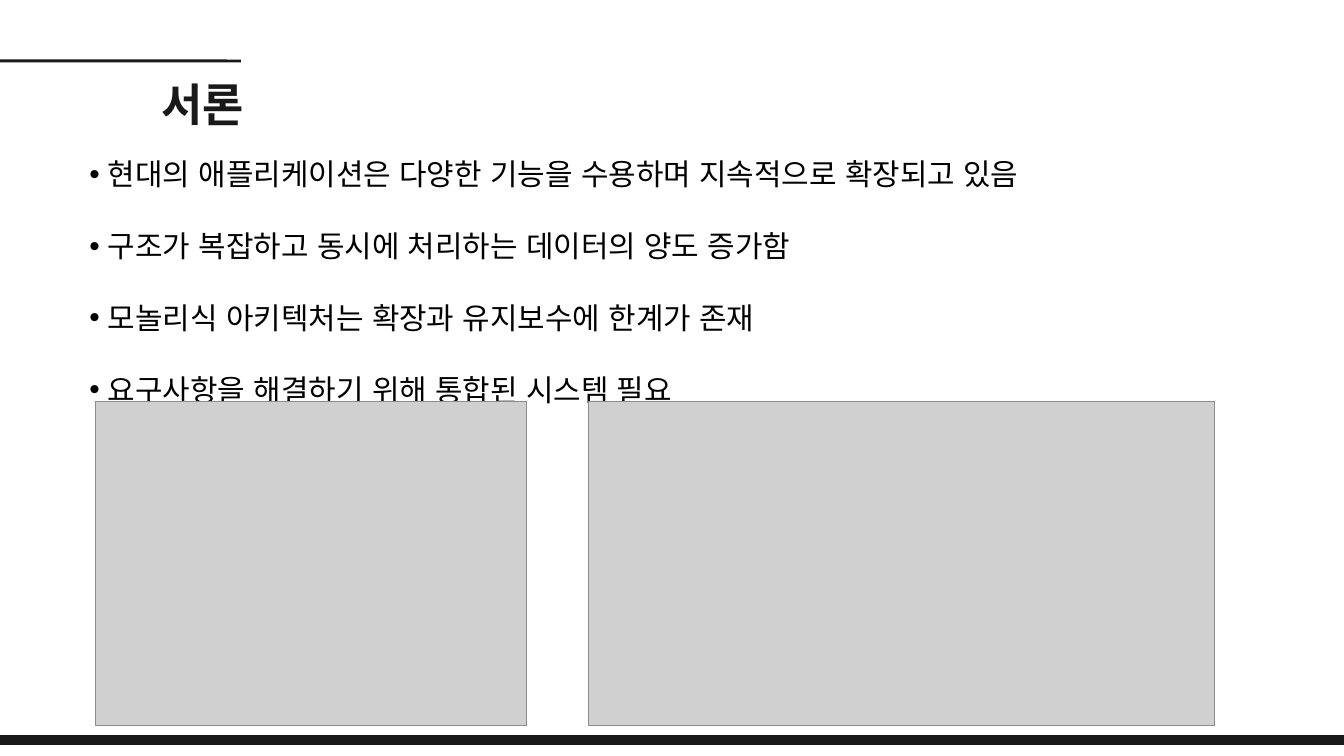
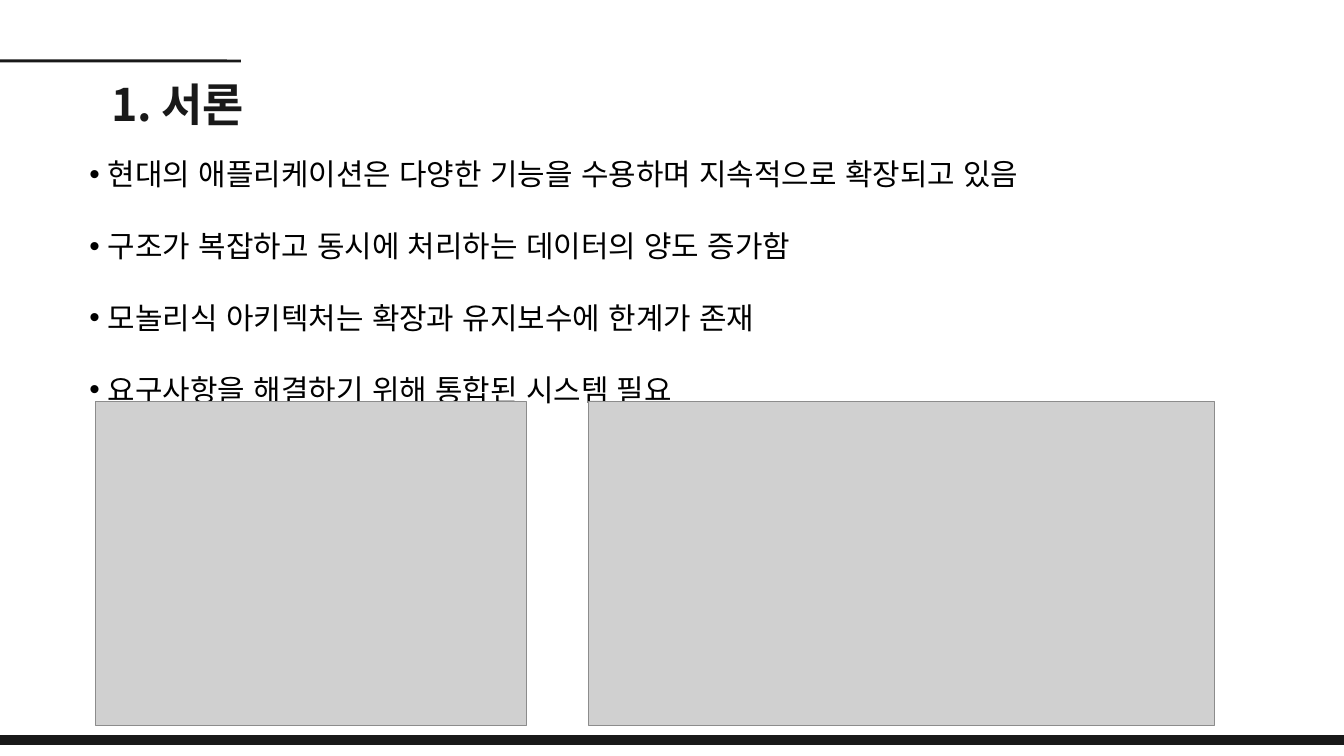
Before and after one commit to dbehdrbs0806/4rd_1sem, a slide deck: slide 3 of GraduationGuidance/20204077_유동균_논문발표ppt.pptx. Drawn at 1344x756 pixels with LibreOffice and Linux fonts; fonts in the diff are those of the drawing; grey boxes stand for pictures. Boxes give left, top, right and bottom in pixels: in the first picture for what was removed or moved away, otherwise in the second. Text is boxed around its words. In the diff, an @@ line names an element or a change of style, - is before the commit and + after.

```diff
--- a/GraduationGuidance/20204077_유동균_논문발표ppt.pptx
+++ b/GraduationGuidance/20204077_유동균_논문발표ppt.pptx
@@ text at <box>112,83,243,126</box>: text changed @@
-서론
+1. 서론
```
Also in this commit, not shown: 5 other slides changed, 11 slides added, 7 slides removed, 3 other files.
